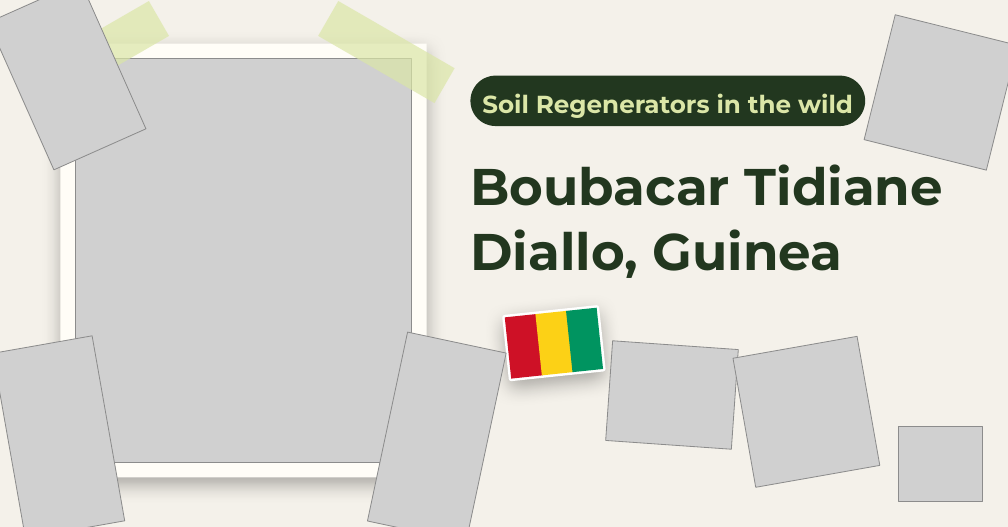
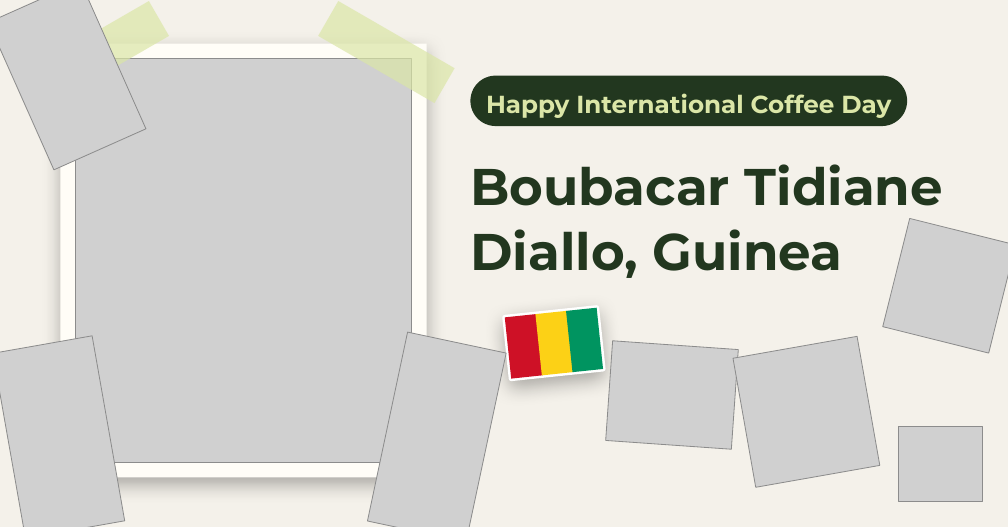
Before and after one commit to linneamoritznyc/SFW-SocialMedia, a slide deck: slide 1 of templates/posts/october/01-10-2026-thu-li-boubacar.pptx. Drawn at 1008x527 pixels with LibreOffice and Linux fonts; fonts in the diff are those of the drawing; grey boxes stand for pictures; background and template pictures are left out. Boxes give left, top, right and bottom in pixels: in the first picture for what was removed or moved away, otherwise in the second. Text is boxed around its words. In the diff, an @@ line names an element or a change of style, - is before the commit and + after.

```diff
--- a/templates/posts/october/01-10-2026-thu-li-boubacar.pptx
+++ b/templates/posts/october/01-10-2026-thu-li-boubacar.pptx
@@ rounded rectangle resized from (x1=470, y1=76, x2=865, y2=126) to (x1=470, y1=76, x2=907, y2=126) @@
@@ text at (x1=486, y1=93, x2=891, y2=118): text changed @@
-Soil Regenerators in the wild
+Happy International Coffee Day
@@ picture resized from (x1=865, y1=15, x2=1008, y2=170) to (x1=882, y1=218, x2=1008, y2=353) @@
```
Also in this commit, not shown: 6 other files.
